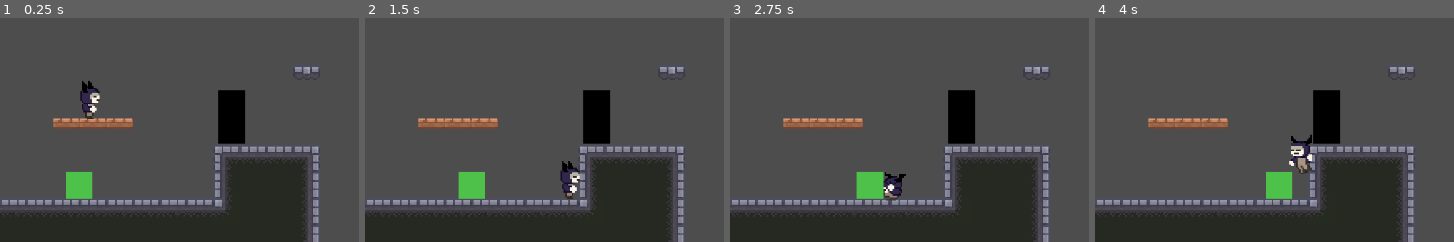
Above: before the commit, frames 1-4 (left to right).
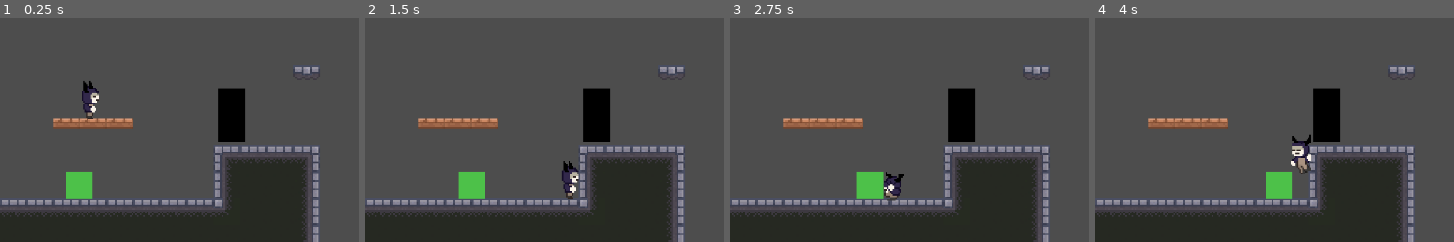
Above: after the commit, the same moments.

Repository: darwin712/RISE-UP
Game: Godot game, scene res://escenas/floor1/room_f_1_001.tscn
Same seed, same stepped clock (60 frames per second), same inputs: the game is played once before the commit and once after it.
Inputs:
- Up to frame 1 (0.25 s): no input
- Up to frame 2 (1.5 s): tap Enter at 0.5 s; hold Down (agacharse) 0.53-1.28 s; hold Right (Mover_derecha) from 0.53 s (still down); tap Z (Saltar) at 0.77 s; tap Down (agacharse) at 1.35 s
- Up to frame 3 (2.75 s): tap Z (Saltar) at 1.52 s; release Right (Mover_derecha) at 2.03 s; hold Left (Mover_izquierda) from 2.03 s (still down); hold Down (agacharse) from 2.03 s (still down)
- Up to frame 4 (4 s): tap Space at 2.75 s; release Left (Mover_izquierda) at 2.78 s; release Down (agacharse) at 2.78 s; hold Right (Mover_derecha) from 2.78 s (still down); tap Down (agacharse) at 2.85 s; tap Z (Saltar) at 3.02, 3.77 s; hold Down (agacharse) from 3.53 s (still down)
The pictures show only the part of the screen within x 0-50%, y 31-81%; the shares and areas given below are measured in that part.

The runs differ from the first frame. In frame 1, 0.3% of the frame differs, in the area x 22-69%, y 28-57%; in frame 2, 0.3%, in the area x 54-69%, y 31-81%; in frame 3, 0.2%; in frame 4, 0.3%.

Commit message:
Revert "Update jugador.tscn"

Diff:
--- /dev/null
+++ b/assets/armas/Tier1pMadera/tier1.tscn
@@ -0,0 +1,6 @@
+[gd_scene format=3 uid="uid://bbklhhwwbdjtm"]
+
+[ext_resource type="Script" uid="uid://if5ymq64lkkc" path="res://assets/armas/Tier1pMadera/tier_1.gd" id="1_ocl6i"]
+
+[node name="Tier1" type="Node2D" unique_id=1771006447]
+script = ExtResource("1_ocl6i")
--- /dev/null
+++ b/assets/armas/Tier1pMadera/tier_1.gd
@@ -0,0 +1,37 @@
+extends Node2D
+
+@export var escena_bala: PackedScene = preload("res://escenas/reusos/BalaJugador.tscn")
+@export var balas_max: int = 8
+@export var tiempo_entre_disparos: float = 3.0
+@export var tiempo_cooldown: float = 10.0
+
+var balas: int = 8
+var espera_disparo: float = 0.0
+var espera_recarga: float = 0.0
+
+func _ready() -> void:
+	balas = balas_max
+
+func _process(delta: float) -> void:
+	if espera_disparo > 0.0:
+		espera_disparo -= delta
+	if espera_recarga > 0.0:
+		espera_recarga -= delta
+		if espera_recarga <= 0.0:
+			balas = balas_max
+
+func disparar(direccion: Vector2) -> void:
+	if espera_recarga > 0.0 or espera_disparo > 0.0:
+		return
+	var bala = escena_bala.instantiate()
+	bala.global_position = global_position
+	bala.direccion = direccion
+	bala.rotation = direccion.angle()
+	get_tree().current_scene.add_child(bala)
+
+	balas -= 1
+	print("Ammo: ", balas)
+
+	espera_disparo = tiempo_entre_disparos
+	if balas <= 0:
+		espera_recarga = tiempo_cooldown
--- /dev/null
+++ b/assets/armas/Tier2p1911/tier2.tscn
@@ -0,0 +1,3 @@
+[gd_scene format=3 uid="uid://c6sn14w1ffe6g"]
+
+[node name="Tier2" type="Node2D" unique_id=1834318830]
--- /dev/null
+++ b/assets/armas/Tier2p1911/tier_2.gd
@@ -0,0 +1,32 @@
+extends Node2D
+
+@export var escena_bala: PackedScene = preload("res://escenas/reusos/BalaJugador.tscn")
+@export var balas_max: int = 8
+@export var tiempo_entre_disparos: float = 1.0
+
+var balas: int = 8
+var espera_disparo: float = 0.0
+var espera_recarga: float = 0.0
+
+func _ready() -> void:
+	balas = balas_max
+
+func _process(delta: float) -> void:
+	if espera_disparo > 0.0:
+		espera_disparo -= delta
+	if espera_recarga > 0.0:
+		espera_recarga -= delta
+		if espera_recarga <= 0.0:
+			balas = balas_max
+
+func disparar(direccion: Vector2) -> void:
+	if espera_recarga > 0.0 or espera_disparo > 0.0:
+		return
+	var bala = escena_bala.instantiate()
+	bala.global_position = global_position
+	bala.direccion = direccion
+	bala.rotation = direccion.angle()
+	get_tree().current_scene.add_child(bala)
+
+	balas -= 1
+	espera_disparo = tiempo_entre_disparos
--- /dev/null
+++ b/assets/armas/ammo.gd
@@ -0,0 +1,41 @@
+extends Node2D
+signal noAmmo
+
+@export var escena_bala: PackedScene = preload("res://escenas/reusos/BalaJugador.tscn")
+@export var municion: int = 8
+@export var tiempoDisparos: float = 1.0
+@export var balaPorDisparo: int = 1
+@export var cooldownDisparos: float = 0.08
+@export var automatica: bool = false
+
+var espera: float = 0.0
+var en_rafaga: bool = false
+
+func _process(delta: float) -> void:
+	if espera > 0.0:
+		espera -= delta
+
+func disparar(direccion: Vector2) -> void:
+	if espera > 0.0 or en_rafaga or municion <= 0:
+		return
+	en_rafaga = true
+	for i in balaPorDisparo:
+		if municion <= 0:
+			break
+		_crear_bala(direccion)
+		municion -= 1
+		if i < balaPorDisparo - 1:
+			await get_tree().create_timer(cooldownDisparos).timeout
+			if not is_inside_tree():
+				return
+	en_rafaga = false
+	espera = tiempoDisparos
+	if municion <= 0:
+		noAmmo.emit()
+
+func _crear_bala(direccion: Vector2) -> void:
+	var bala = escena_bala.instantiate()
+	bala.global_position = global_position
+	bala.direccion = direccion
+	bala.rotation = direccion.angle()
+	get_tree().current_scene.add_child(bala)
--- a/assets/enemigos/arquero/bala.gd
+++ b/assets/enemigos/arquero/bala.gd
@@ -5,7 +5,6 @@
 
 func _ready() -> void:
 	body_entered.connect(_on_body_entered)
-	# Si la bala no choca con nada, se elimina sola pasado un tiempo
 	get_tree().create_timer(4.0).timeout.connect(queue_free)
 
 func _physics_process(delta: float) -> void:
@@ -13,7 +12,6 @@
 
 func _on_body_entered(body: Node2D) -> void:
 	if body.is_in_group("jugador"):
-		# Aquí puedes restarle vida al jugador
 		body.recibir_dano()
 		queue_free() # Destruye la bala
 	else:
--- a/assets/enemigos/arquero/enemigo.tscn
+++ b/assets/enemigos/arquero/enemigo.tscn
@@ -3,31 +3,28 @@
 [ext_resource type="Script" uid="uid://bd7ruoc3d6y6" path="res://assets/enemigos/arquero/esqueleto_Script.gd" id="1_becj5"]
 
 [sub_resource type="CapsuleShape2D" id="CapsuleShape2D_s3efq"]
-radius = 9.0
+radius = 11.0
+height = 36.0
 
 [sub_resource type="CapsuleShape2D" id="CapsuleShape2D_contacto"]
-radius = 9.0
-height = 34.0
+radius = 14.0
+height = 42.0
 
-[sub_resource type="RectangleShape2D" id="RectangleShape2D_snpa8"]
-size = Vector2(20, 21)
-
-[node name="enemigo_arquero" type="Node2D" unique_id=1661687247]
-
-[node name="CharacterBody2D" type="CharacterBody2D" parent="." unique_id=2068356088]
+[node name="CharacterBody2D" type="CharacterBody2D" unique_id=1000898366]
 collision_layer = 16
 collision_mask = 5
 script = ExtResource("1_becj5")
 
-[node name="TimerDisparo" type="Timer" parent="CharacterBody2D" unique_id=305127210]
+[node name="TimerDisparo" type="Timer" parent="." unique_id=422180172]
 wait_time = 2.505
 one_shot = true
 autostart = true
 
-[node name="CollisionShape2D" type="CollisionShape2D" parent="CharacterBody2D" unique_id=1613372264]
+[node name="CollisionShape2D" type="CollisionShape2D" parent="." unique_id=1514341748]
+position = Vector2(0, -2)
 shape = SubResource("CapsuleShape2D_s3efq")
 
-[node name="ColorRect" type="ColorRect" parent="CharacterBody2D" unique_id=643675510]
+[node name="ColorRect" type="ColorRect" parent="." unique_id=1365915958]
 offset_left = -8.0
 offset_top = -18.0
 offset_right = 8.0
@@ -35,24 +32,15 @@
 color = Color(0, 0, 0, 1)
 metadata/_edit_use_anchors_ = true
 
-[node name="PuntoDisparo" type="Marker2D" parent="CharacterBody2D" unique_id=1827364501]
+[node name="PuntoDisparo" type="Marker2D" parent="." unique_id=96769921]
 position = Vector2(16, -1)
 
-[node name="AreaContacto" type="Area2D" parent="CharacterBody2D" unique_id=1827364502 groups=["dano_enemigo"]]
-visible = false
+[node name="AreaContacto" type="Area2D" parent="." unique_id=100784210 groups=["dano_enemigo"]]
 collision_layer = 16
 collision_mask = 5
 
-[node name="CollisionShape2D" type="CollisionShape2D" parent="CharacterBody2D/AreaContacto" unique_id=1827364503]
+[node name="CollisionShape2D" type="CollisionShape2D" parent="AreaContacto" unique_id=1821477591]
+position = Vector2(0, -2)
 shape = SubResource("CapsuleShape2D_contacto")
 
-[node name="DamageBox" type="Area2D" parent="CharacterBody2D" unique_id=843023800]
-collision_layer = 16
-collision_mask = 5
-
-[node name="ColisionDaño" type="CollisionShape2D" parent="CharacterBody2D/DamageBox" unique_id=475995700]
-position = Vector2(0, -2)
-shape = SubResource("RectangleShape2D_snpa8")
-debug_color = Color(0.2286197, 0.68728924, 0.8173392, 0.41960785)
-
-[connection signal="area_entered" from="CharacterBody2D/AreaContacto" to="CharacterBody2D" method="_on_area_contacto_area_entered"]
+[connection signal="area_entered" from="AreaContacto" to="." method="_on_area_contacto_area_entered"]
--- a/assets/enemigos/arquero/esqueleto_Script.gd
+++ b/assets/enemigos/arquero/esqueleto_Script.gd
@@ -27,8 +27,8 @@
 	if not escena_bala:
 		print("E")
 		return
-	var ladoX = 0.75 if jugador.global_position.x > global_position.x else -1.0
-	var ladoY = 0.75 if jugador.global_position.y > global_position.y else -1.0
+	var ladoX = 0.75 if jugador.global_position.x > global_position.x else -1
+	var ladoY = 0.75 if jugador.global_position.y > global_position.y else -1
 	var direccion = Vector2(ladoX, ladoY).normalized()
 
 	var bala = escena_bala.instantiate()
--- /dev/null
+++ b/escenas/reusos/BalaJugador.gd
@@ -0,0 +1,15 @@
+extends Area2D
+
+@export var velocidad: float = 600.0
+var direccion: Vector2 = Vector2.RIGHT
+
+func _physics_process(delta: float) -> void:
+	position += direccion * velocidad * delta
+
+func _on_body_entered(body: Node2D) -> void:
+	if body.is_in_group("Enemigos"):
+		body.recibir_daño(1)
+	queue_free()
+
+func _on_screen_exited() -> void:
+	queue_free()
--- /dev/null
+++ b/escenas/reusos/BalaJugador.tscn
@@ -0,0 +1,36 @@
+[gd_scene format=3 uid="uid://xxhhx6wl2ppl"]
+
+[ext_resource type="Script" uid="uid://boh18rskqgdpe" path="res://assets/enemigos/arquero/bala.gd" id="1_f12c7"]
+
+[sub_resource type="RectangleShape2D" id="RectangleShape2D_trs4p"]
+size = Vector2(12, 1)
+
+[node name="BalaJugador" type="Area2D" unique_id=456289909]
+position = Vector2(-2, -2)
+scale = Vector2(0.5, 1)
+script = ExtResource("1_f12c7")
+
+[node name="CollisionShape2D" type="CollisionShape2D" parent="." unique_id=1254608009]
+position = Vector2(3, 1.5)
+scale = Vector2(0.5, 1)
+shape = SubResource("RectangleShape2D_trs4p")
+
+[node name="Sprite2D" type="Sprite2D" parent="." unique_id=516206845]
+scale = Vector2(0.5, 1)
+
+[node name="ColorRect" type="ColorRect" parent="." unique_id=531805544]
+offset_top = 1.0
+offset_right = 14.0
+offset_bottom = 2.0
+scale = Vector2(0.5, 1)
+color = Color(0.616676, 0.616676, 0, 1)
+metadata/_edit_use_anchors_ = true
+
+[node name="ColorRect2" type="ColorRect" parent="." unique_id=2069614010]
+offset_left = 4.0
+offset_top = 1.0
+offset_right = 28.0
+offset_bottom = 2.0
+scale = Vector2(0.5, 1)
+color = Color(0.96862745, 0.9254902, 0.6392157, 0.42745098)
+metadata/_edit_use_anchors_ = true
--- a/escenas/reusos/jugador.tscn
+++ b/escenas/reusos/jugador.tscn
@@ -162,10 +162,9 @@
 
 [node name="animacion" type="AnimatedSprite2D" parent="." unique_id=1964985508]
 unique_name_in_owner = true
-position = Vector2(0.99999976, -23)
-scale = Vector2(0.9648094, 1)
+position = Vector2(0.9999995, -23)
+scale = Vector2(0.83870965, 1)
 sprite_frames = SubResource("SpriteFrames_3vor3")
-animation = &"correr"
 
 [node name="CollisionPersonajeAgachado" type="CollisionShape2D" parent="." unique_id=1684356368]
 unique_name_in_owner = true
Not shown, added: assets/armas/Tier1pMadera/tier_1.gd.uid
Not shown, added: assets/armas/Tier2p1911/tier_2.gd.uid
Not shown, added: assets/armas/ammo.gd.uid
Not shown, added: escenas/reusos/BalaJugador.gd.uid
Not shown, removed: escenas/reusos/jugador.tscn1942704269.tmp
